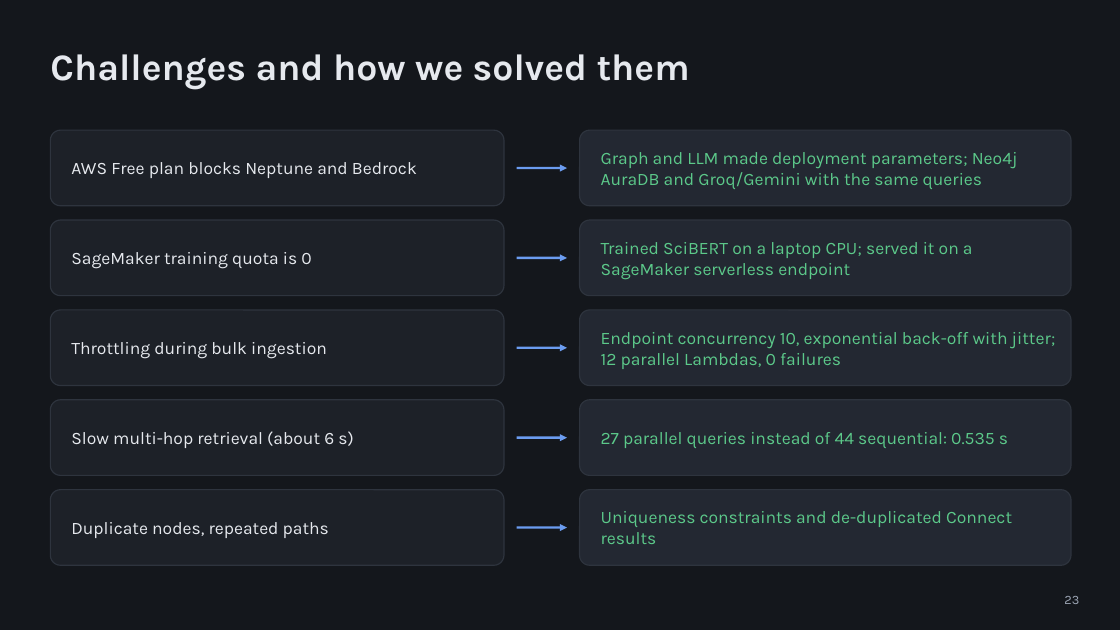
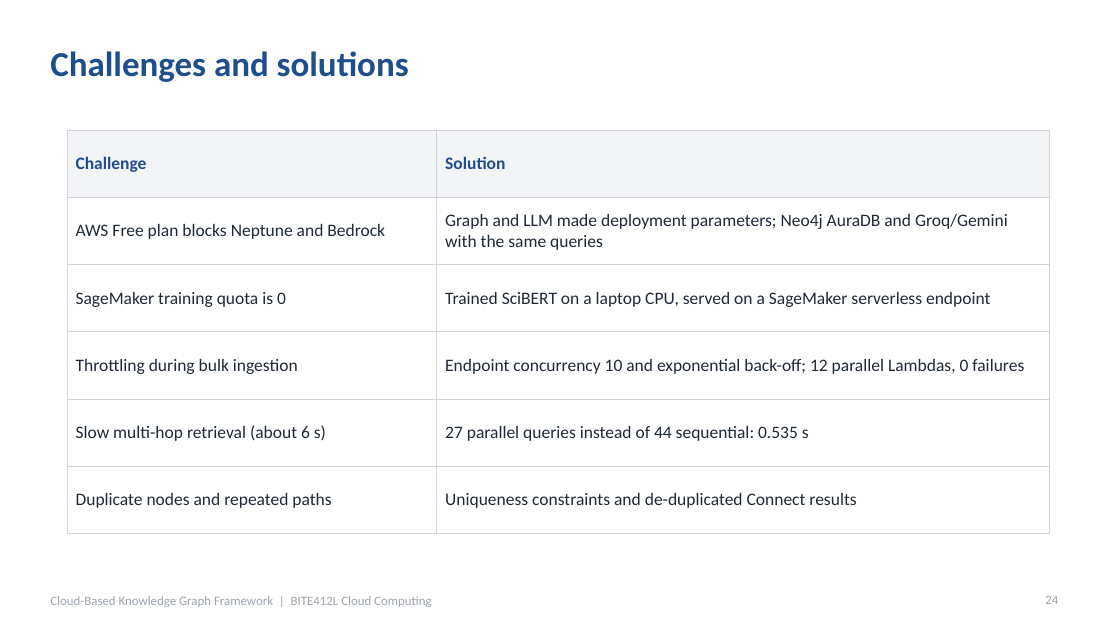
Before and after one commit to DeveshAg30/Cloud_Based_Knowledge_Graph_Framework_for_Automated_Research_Intelligence_Aws_Project_2026, a slide deck: slide 24 of presentation/Project_Presentation.pptx (slide 23 before the commit). Drawn at 1120x630 pixels with LibreOffice and Linux fonts; fonts in the diff are those of the drawing. Boxes give left, top, right and bottom in pixels: in the first picture for what was removed or moved away, otherwise in the second. Text is boxed around its words. In the diff, an @@ line names an element or a change of style, - is before the commit and + after.

```diff
--- a/presentation/Project_Presentation.pptx
+++ b/presentation/Project_Presentation.pptx
@@ background #14171C to #FFFFFF @@
@@ title at [50, 51, 409, 82]: text changed; size 32 to 30 pt; font Karla to Calibri; text colour #E6E9EE to #1F4E8C @@
-Challenges and how we solved them
+Challenges and solutions
@@ rounded rectangle removed at [50, 130, 504, 206] @@
@@ table added at [67, 130, 1050, 512], 6 rows, 2 columns @@
+Challenge | Solution
+AWS Free plan blocks Neptune and Bedrock | Graph and LLM made deployment parameters; Neo4j AuraDB and Groq/Gemini with the same queries
+SageMaker training quota is 0 | Trained SciBERT on a laptop CPU, served on a SageMaker serverless endpoint
+Throttling during bulk ingestion | Endpoint concurrency 10 and exponential back-off; 12 parallel Lambdas, 0 failures
+Slow multi-hop retrieval (about 6 s) | 27 parallel queries instead of 44 sequential: 0.535 s
+Duplicate nodes and repeated paths | Uniqueness constraints and de-duplicated Connect results
@@ rounded rectangle removed at [580, 130, 1071, 206] @@
@@ text removed at [71, 162, 417, 178] @@
-AWS Free plan blocks Neptune and Bedrock
@@ arrow removed from (517, 168) to (567, 168) @@
@@ text removed at [601, 152, 1018, 189] @@
-Graph and LLM made deployment parameters; Neo4j AuraDB and Groq/Gemini with the same queries
@@ rounded rectangle removed at [50, 220, 504, 296] @@
@@ rounded rectangle removed at [580, 220, 1071, 296] @@
@@ text removed at [71, 252, 311, 269] @@
-SageMaker training quota is 0
@@ arrow removed from (517, 258) to (567, 258) @@
@@ text removed at [601, 242, 973, 280] @@
-Trained SciBERT on a laptop CPU; served it on a SageMaker serverless endpoint
@@ rounded rectangle removed at [50, 310, 504, 386] @@
@@ rounded rectangle removed at [580, 310, 1071, 386] @@
@@ text removed at [71, 342, 327, 359] @@
-Throttling during bulk ingestion
@@ arrow removed from (517, 348) to (567, 348) @@
@@ text removed at [601, 332, 1056, 369] @@
-Endpoint concurrency 10, exponential back-off with jitter; 12 parallel Lambdas, 0 failures
@@ rounded rectangle removed at [50, 400, 504, 476] @@
@@ rounded rectangle removed at [580, 400, 1071, 476] @@
@@ text removed at [71, 431, 353, 448] @@
-Slow multi-hop retrieval (about 6 s)
@@ arrow removed from (517, 438) to (567, 438) @@
@@ text removed at [601, 432, 1008, 448] @@
-27 parallel queries instead of 44 sequential: 0.535 s
@@ rounded rectangle removed at [50, 490, 504, 565] @@
@@ rounded rectangle removed at [580, 490, 1071, 565] @@
@@ text removed at [71, 522, 329, 538] @@
-Duplicate nodes, repeated paths
@@ arrow removed from (517, 528) to (567, 528) @@
@@ text removed at [601, 511, 1012, 544] @@
-Uniqueness constraints and de-duplicated Connect results
@@ text added at [50, 596, 431, 607], 11 pt, text #9CA3AF @@
+Cloud-Based Knowledge Graph Framework | BITE412L Cloud Computing
@@ page number added at [1045, 596, 1058, 604], 11 pt, text #9CA3AF @@
+24
@@ page number removed at [1064, 596, 1079, 604] @@
-23
```
Also in this commit, not shown: 20 other slides changed, 6 slides added, 5 slides removed, 1 other file.
